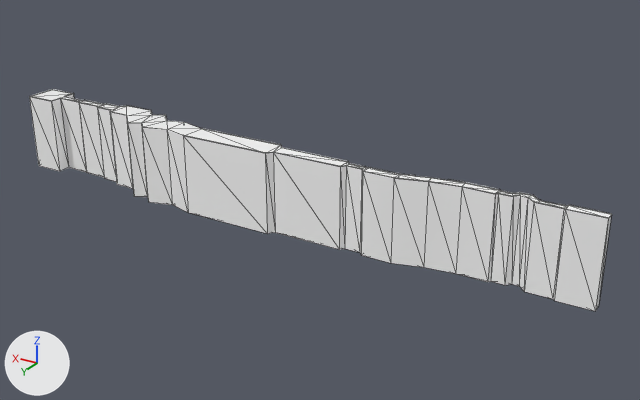
Two versions of the glTF model Data/Model/Stage/StageBeyondBreaker.glb, one commit apart.
Before and after are seen from a 50 mm camera at (-0.168, 0.806, 0.349) aimed at (0.331, -0.024, -0.066). The lights are fixed; the arrows at lower left show +X, +Y and +Z. The first picture is the older version. Mesh edges are drawn as thin lines. Where no turn or scale is listed for an object, it has been applied to the vertices. Vertices at exactly the same position are counted once.
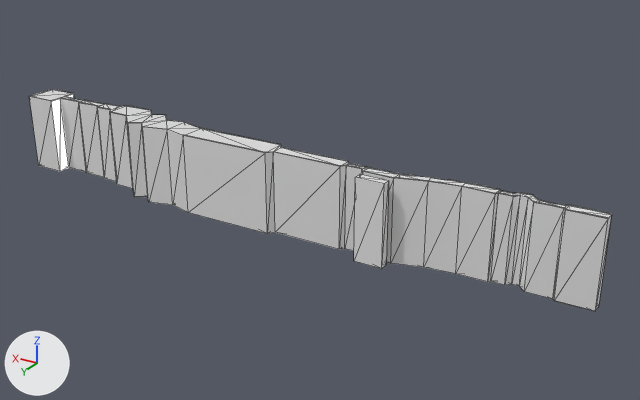
Where the newer file only moved an object's origin or applied its transform, the numbers keep the older frame.

Pixel boxes [x1, y1, x2, y2] of what changed, in the pictures (640 x 400 px; the box of a moved part takes in the faces that stretch with it):
'pCube1', added: after [354, 174, 389, 269]
part 1 of me_pplane1, moved or reshaped: before [348, 163, 499, 282]; after [348, 164, 499, 274]

The change, as a diff of the scene's bpy script:
```diff
--- a/Data/Model/Stage/StageBeyondBreaker.glb.py
+++ b/Data/Model/Stage/StageBeyondBreaker.glb.py
@@ mat_phong1 @@
+mat_phong1 = principled_material('phong1')
+mat_phong1.base_color = (1.0, 1.0, 1.0)  # white #ffffff
+mat_phong1.metallic = 0.4
+mat_phong1.roughness = 0.302
@@ mat_lambert3 @@
+mat_lambert3 = principled_material('lambert3')
+mat_lambert3.base_color = (0.8, 0.8, 0.8)  # white #e7e7e7
+mat_lambert3.metallic = 0.2
+mat_lambert3.roughness = 0.8
@@ me_pplane1 @@
 # used by ob_pplane1; location = (0.0, 0.0, -0.001)
-me_pplane1.from_pydata(...)  # 328 vertices, 652 faces; spans x -0.007..0.776, y -0.036..0.025, z -0.1..0.002
-me_pplane1.materials.append(mat_standardsurface2)  # white #ffffff
+me_pplane1.from_pydata(...)  # 329 vertices, 645 faces; spans x -0.007..0.776, y -0.036..0.025, z -0.1..0.002
+# me_pplane1 part 1: 14 vertices moved within x 0.144..0.256, y -0.009..0.005, z 0.001..0.002
+# other edits to the shape of me_pplane1 do not show in these pictures
+me_pplane1.materials.append(mat_phong1)  # white #ffffff
@@ me_pcube1 @@
+me_pcube1.from_pydata(...)  # a box spanning x -0.0174..0.0174, y -0.005..0.005, z -0.0498..0.0498
+me_pcube1.materials.append(mat_lambert3)  # white #e7e7e7
@@ ob_pcube1 @@
+ob_pcube1 = bpy.data.objects.new('pCube1', me_pcube1)
+ob_pcube1.location = (0.2333, 0.0314, -0.0498)
```
